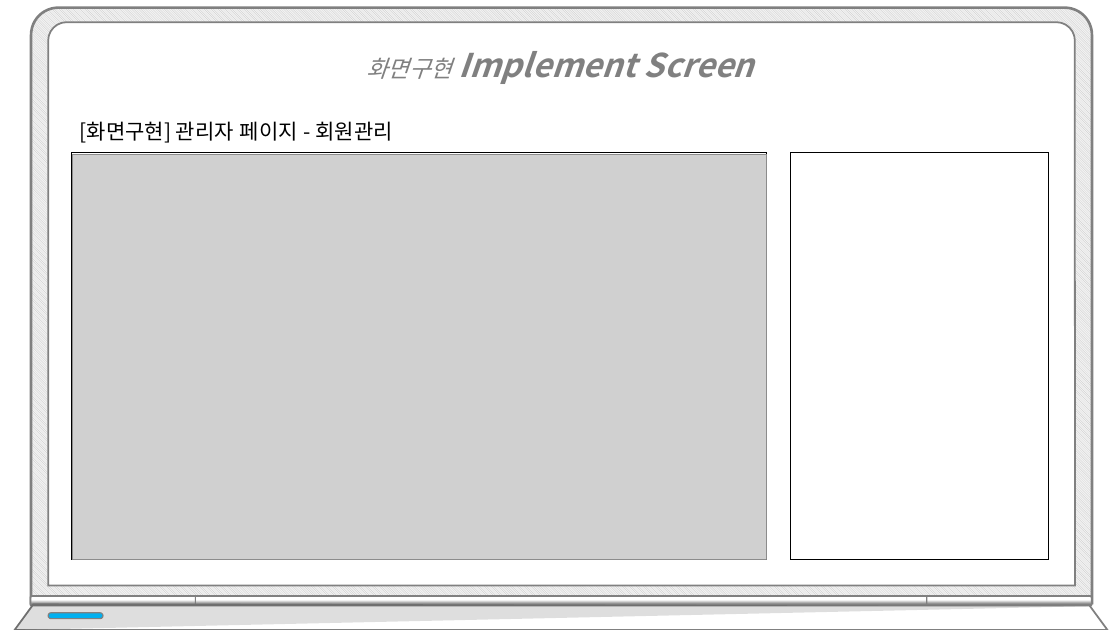
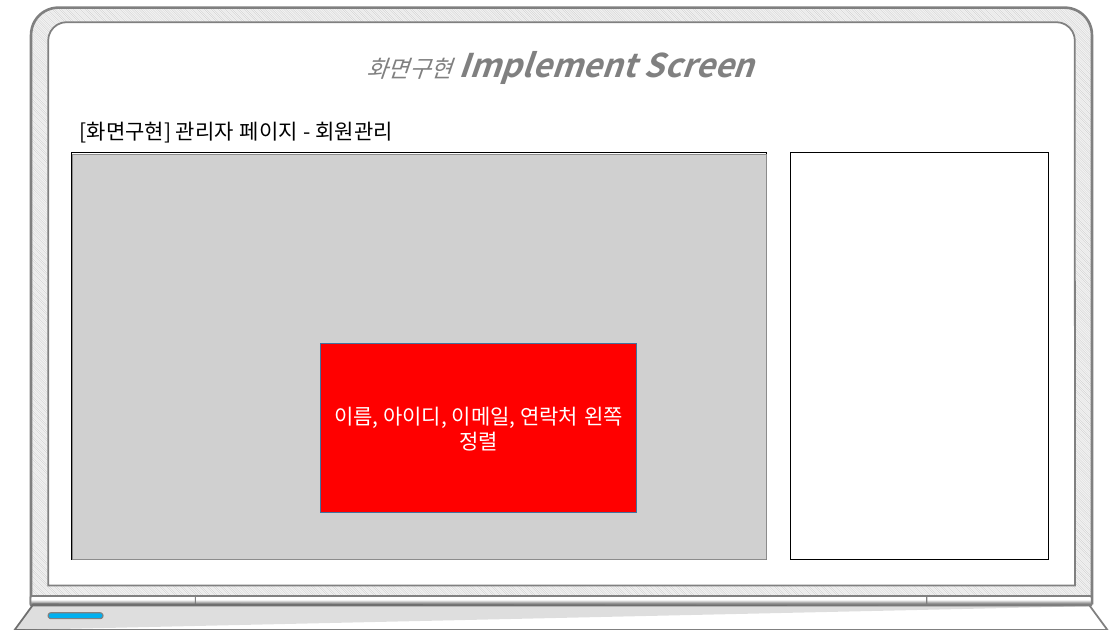
Before and after one commit to hhsw07/ezen-academy-projects, a slide deck: slide 103 of WebContent/발표/4차/프로젝트5_4차.pptx (slide 100 before the commit). Drawn at 1120x630 pixels with LibreOffice and Linux fonts; fonts in the diff are those of the drawing; grey boxes stand for pictures. Boxes give left, top, right and bottom in pixels: in the first picture for what was removed or moved away, otherwise in the second. Text is boxed around its words. In the diff, an @@ line names an element or a change of style, - is before the commit and + after.

```diff
--- a/WebContent/발표/4차/프로젝트5_4차.pptx
+++ b/WebContent/발표/4차/프로젝트5_4차.pptx
@@ rectangle added at [321, 344, 637, 513], fill #FF0000, outline #43739E 1 pt, 18 pt, text #FFFFFF @@
+이름, 아이디, 이메일, 연락처 왼쪽 정렬
```
Also in this commit, not shown: 15 other slides changed, 7 slides added.
